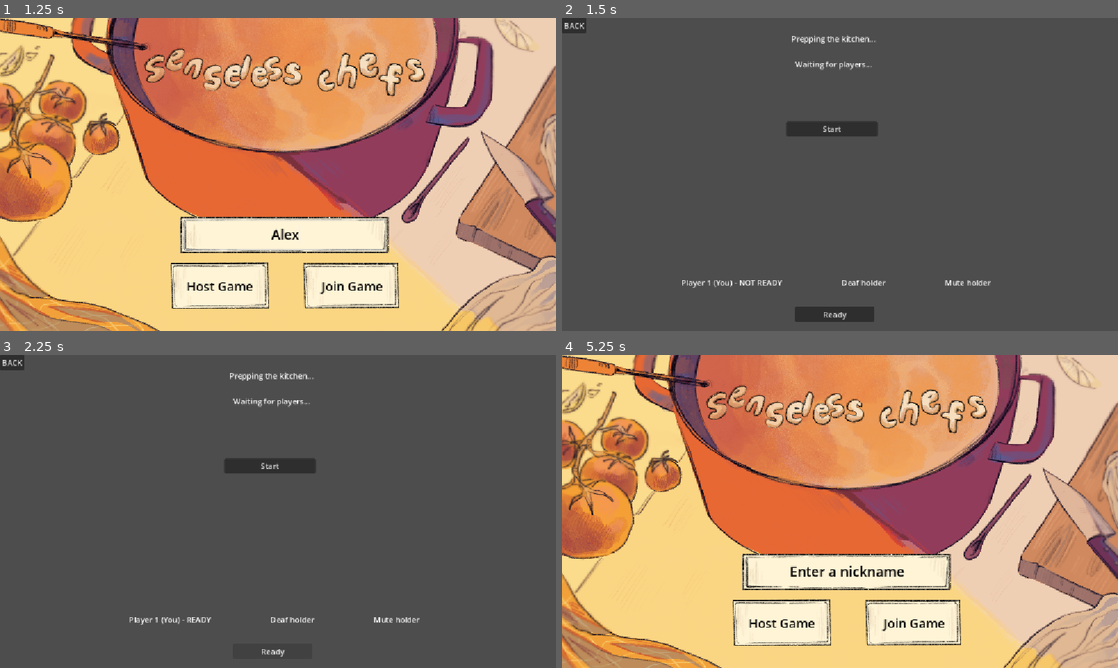
Above: before the commit, frames 1-4 (two rows, left to right).
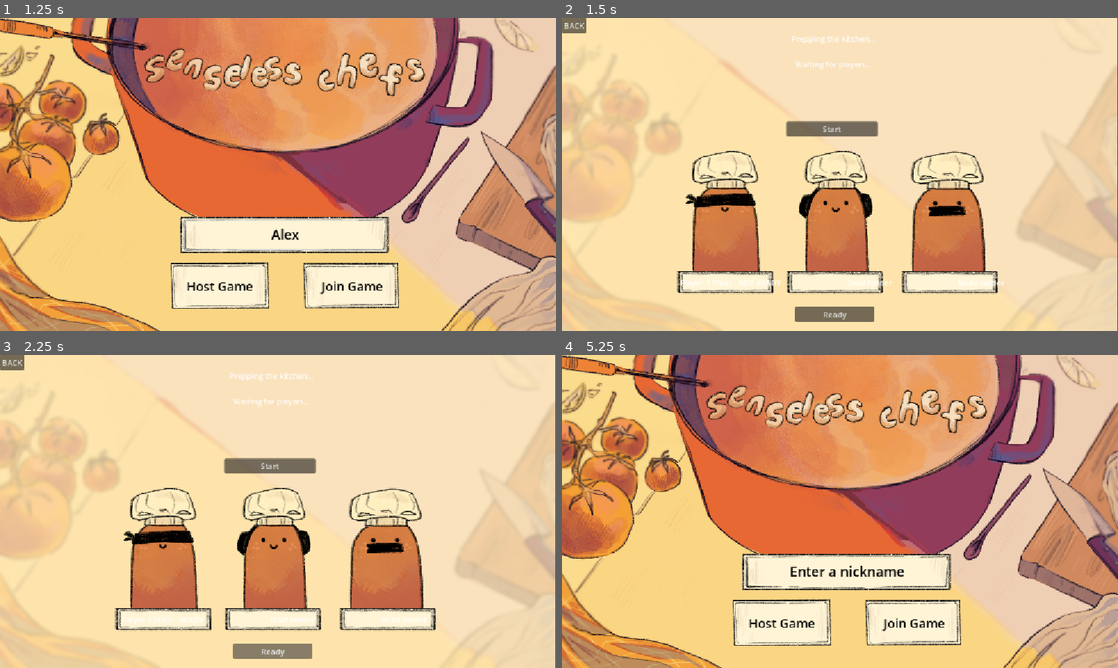
Above: after the commit, the same moments.

Repository: tszyana/SenselessChefs
Game: Godot game, scene res://scenes/main_menu.tscn
Same seed, same stepped clock (60 frames per second), same inputs: the game is played once before the commit and once after it.
Inputs (mouse positions are in pixels of both pictures, inside the frame that each line leads up to):
- Up to frame 1 (1.25 s): click (283, 233) at 0.52 s; type "Alex" at 0.6 s
- Up to frame 2 (1.5 s): click "Host Game" at 1.25 s
- Up to frame 3 (2.25 s): click "Ready" at 2 s
- Up to frame 4 (5.25 s): click "Ready" at 2.75 s; click "Start" at 3.5 s; click "Start" at 4.25 s; click "BACK" at 5 s

Frame 1 is identical in both runs. In frame 2, 100% of the frame differs, in the area x 0-100%, y 0-100%; in frame 3, 100%; in frame 4, nothing differs.

Commit message:
Lobby work

Diff:
--- a/scenes/lobby.tscn
+++ b/scenes/lobby.tscn
@@ -1,6 +1,11 @@
 [gd_scene format=3 uid="uid://b626g0qlg256m"]
 
 [ext_resource type="Script" uid="uid://ogrfkyg2ish5" path="res://scripts/lobby.gd" id="1_o1atq"]
+[ext_resource type="Texture2D" uid="uid://oeo52xu42oix" path="res://scenes/Images/Lobby/Lobby bg.png" id="2_apkv3"]
+[ext_resource type="Texture2D" uid="uid://cuthdq1tt7106" path="res://scenes/Images/Lobby/Deaf bean character selection.png" id="3_omrgh"]
+[ext_resource type="Texture2D" uid="uid://cjmyi8nfywjp1" path="res://scenes/Images/Lobby/Mute bean character selectionn…….png" id="4_ncsg4"]
+[ext_resource type="Texture2D" uid="uid://cebiquewu2ugd" path="res://scenes/Images/Lobby/Blind bean selection again lol.png" id="5_07nfq"]
+[ext_resource type="Texture2D" uid="uid://t86rgcykw774" path="res://scenes/Images/Lobby/Nickname thibg again.png" id="6_oipnb"]
 
 [node name="Lobby" type="Control" unique_id=1403267576]
 layout_mode = 3
@@ -10,6 +15,67 @@
 grow_horizontal = 2
 grow_vertical = 2
 script = ExtResource("1_o1atq")
+
+[node name="Background" type="TextureRect" parent="." unique_id=292860047]
+layout_mode = 0
+offset_right = 1149.0
+offset_bottom = 648.0
+texture = ExtResource("2_apkv3")
+expand_mode = 1
+
+[node name="DeafBean" type="TextureRect" parent="." unique_id=717894586]
+layout_mode = 0
+offset_left = 488.0
+offset_top = 275.0
+offset_right = 646.0
+offset_bottom = 562.0
+texture = ExtResource("3_omrgh")
+expand_mode = 1
+
+[node name="MuteBean" type="TextureRect" parent="." unique_id=433465115]
+layout_mode = 0
+offset_left = 722.0
+offset_top = 275.0
+offset_right = 880.0
+offset_bottom = 562.0
+texture = ExtResource("4_ncsg4")
+expand_mode = 1
+
+[node name="BlindBean" type="TextureRect" parent="." unique_id=323936537]
+layout_mode = 0
+offset_left = 255.0
+offset_top = 275.0
+offset_right = 413.0
+offset_bottom = 562.0
+texture = ExtResource("5_07nfq")
+expand_mode = 1
+
+[node name="BlindNickname" type="TextureRect" parent="." unique_id=2123565012]
+layout_mode = 0
+offset_left = 463.0
+offset_top = 521.0
+offset_right = 670.0
+offset_bottom = 572.0
+texture = ExtResource("6_oipnb")
+expand_mode = 1
+
+[node name="DeafNickname" type="TextureRect" parent="." unique_id=1349235630]
+layout_mode = 0
+offset_left = 236.0
+offset_top = 521.0
+offset_right = 443.0
+offset_bottom = 572.0
+texture = ExtResource("6_oipnb")
+expand_mode = 1
+
+[node name="MuteNickname" type="TextureRect" parent="." unique_id=1705804476]
+layout_mode = 0
+offset_left = 701.0
+offset_top = 521.0
+offset_right = 908.0
+offset_bottom = 572.0
+texture = ExtResource("6_oipnb")
+expand_mode = 1
 
 [node name="VBoxContainer" type="VBoxContainer" parent="." unique_id=1673287037]
 layout_mode = 0
@@ -58,7 +124,7 @@
 [node name="VBoxContainer2" type="VBoxContainer" parent="." unique_id=1663495985]
 layout_mode = 0
 offset_left = 245.0
-offset_top = 291.0
+offset_top = 494.0
 offset_right = 892.0
 offset_bottom = 559.0
 theme_override_constants/separation = 29
@@ -66,7 +132,7 @@
 
 [node name="HBoxContainer2" type="HBoxContainer" parent="VBoxContainer2" unique_id=765452672]
 layout_mode = 2
-theme_override_constants/separation = 123
+theme_override_constants/separation = 138
 alignment = 1
 
 [node name="BlindLabel" type="Label" parent="VBoxContainer2/HBoxContainer2" unique_id=410737504]
Binary file added: scenes/Images/Lobby/Mute bean character selectionn…….png
Not shown, added: scenes/Images/Lobby/Mute bean character selectionn…….png.import
